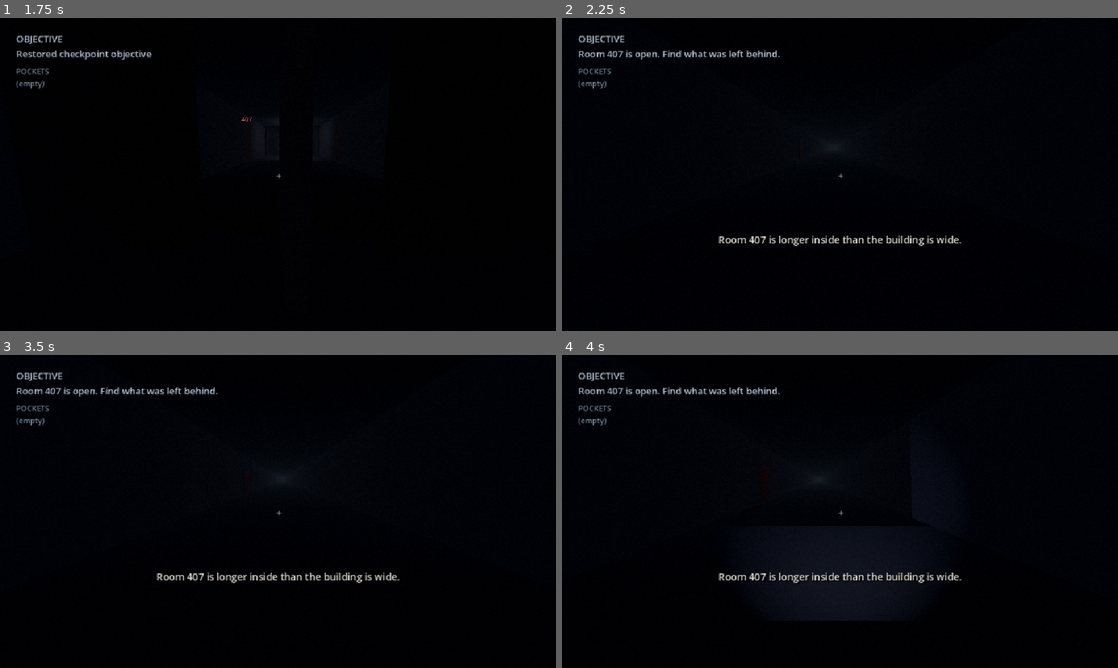
Above: before the commit, frames 1-4 (two rows, left to right).
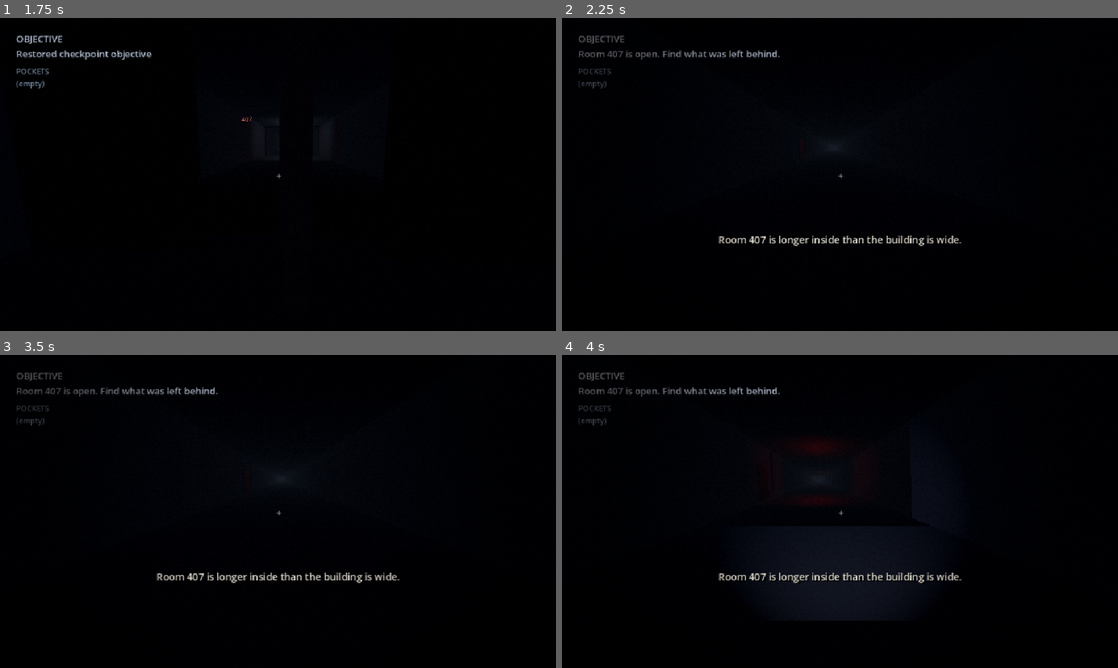
Above: after the commit, the same moments.

Repository: JasonTM17/Horror_Game_Funny
Game: Godot game, scene res://tests/checkpoint-layout-test.tscn
The game is run twice, just before and just after one commit, with the same random seed, the same clock (stepped at 60 frames per second) and the same inputs. This scene is started directly instead of the project's main scene.
Inputs (mouse positions are in pixels of both pictures, inside the frame that each line leads up to):
- Up to frame 1 (1.75 s): tap Enter at 0.5 s; move the mouse to (305, 174) at 0.52 s; hold F (flashlight) 0.53-1.28 s; hold W (move_forward) from 0.53 s (still down); tap Space at 1.25 s; move the mouse to (250, 174) at 1.27 s; tap E (interact) at 1.35 s
- Up to frame 2 (2.25 s): keep holding W (move_forward); move the mouse to (851, 168) at 2.02 s; hold Backspace (show_objective) from 2.03 s (still down)
- Up to frame 3 (3.5 s): keep holding W (move_forward); tap Enter at 2.75 s; move the mouse to (272, 517) at 2.77 s; release Backspace (show_objective) at 2.78 s; tap Shift (sprint) at 2.85 s
- Up to frame 4 (4 s): keep holding W (move_forward); tap Space at 3.5 s; move the mouse to (878, 514) at 3.52 s; hold F (flashlight) from 3.53 s (still down)

Frame 1 is identical in both runs. In frame 2, 0.5% of the frame differs, in the area x 3-36%, y 5-23%; in frame 3, 0.5%; in frame 4, 0.7%, in the area x 3-49%, y 5-48%.

Commit message:
feat(audio): add positional chase entity cue

Diff:
--- a/scripts/world/chase-sequence-controller.gd
+++ b/scripts/world/chase-sequence-controller.gd
@@ -5,6 +5,7 @@
 
 const ENTITY_SCRIPT := preload("res://scripts/world/chase-entity.gd")
 const ENDING_SCENE := preload("res://scenes/ui/ending-overlay.tscn")
+const ENTITY_PRESENCE_CUE_ID := "chase_entity_presence"
 
 var entity: CharacterBody3D
 var ending := false
@@ -37,6 +38,7 @@
 	_build_entity_body()
 	_fail_corridor_lights()
 	entity.start_chase()
+	_play_entity_presence_cue()
 	AudioManager.play_tone("chase_alarm", 72.0, 1.2, -9.0)
 	AudioManager.start_drone("chase_drone", 58.0, -19.0, "Chase")
 	_player.add_camera_shake(0.06, 1.0)
@@ -56,6 +58,7 @@
 	if entity != null:
 		entity.stop_chase()
 		entity.visible = false
+	AudioManager.stop_tone(ENTITY_PRESENCE_CUE_ID)
 	AudioManager.stop_tone("chase_drone")
 	_build_abandoned_lobby_reveal()
 	var ending_label := Label3D.new()
@@ -85,6 +88,7 @@
 	if entity != null:
 		entity.stop_chase()
 		entity.visible = false
+	AudioManager.stop_tone(ENTITY_PRESENCE_CUE_ID)
 	AudioManager.stop_tone("chase_drone")
 	_fail_overlay.show_failure()
 	AudioManager.play_tone("fail", 48.0, 0.5, -12.0)
@@ -98,9 +102,15 @@
 		entity.global_position = _player.global_position + Vector3(0, 0, 8.5)
 		entity.visible = true
 		entity.start_chase()
+		_play_entity_presence_cue()
 	AudioManager.start_drone("chase_drone", 58.0, -19.0, "Chase")
 	_player.set_input_locked("fail", false)
 	recovering = false
+
+func _play_entity_presence_cue() -> void:
+	AudioManager.stop_tone(ENTITY_PRESENCE_CUE_ID)
+	if is_instance_valid(entity):
+		AudioManager.play_spatial_tone(entity, ENTITY_PRESENCE_CUE_ID, 92.0, 1.4, -11.0)
 
 func _build_entity_body() -> void:
 	var mesh := MeshInstance3D.new()
--- a/tests/checkpoint-layout-test.gd
+++ b/tests/checkpoint-layout-test.gd
@@ -1,8 +1,8 @@
 extends Node
 
 const GAMEPLAY_SCENE := preload("res://scenes/gameplay/gameplay.tscn")
-const ENTITY_SCRIPT := preload("res://scripts/world/chase-entity.gd")
 const PACING_SCRIPT := preload("res://scripts/world/playthrough-pacing-telemetry.gd")
+const EXPECTED_ENTITY_PRESENCE_CUE_ID := "chase_entity_presence"
 
 func _ready() -> void:
 	GameState.reset_run()
@@ -91,11 +91,12 @@
 		var open_hit := gameplay.get_world_3d().direct_space_state.intersect_ray(open_query)
 		if not _require(open_hit.is_empty(), "%s collision still blocks the open passage" % door_id): return
 	player.global_position = Vector3(0, 0.02, WorldLayout.CHASE_RESPAWN_Z)
-	var chase_entity: CharacterBody3D = ENTITY_SCRIPT.new() as CharacterBody3D
-	chase_entity.position = player.position + Vector3(0, 0, 18.0)
-	gameplay.add_child(chase_entity)
-	chase_entity.setup(player, gameplay)
-	chase_entity.start_chase()
+	if not _require(ChaseSequenceController.ENTITY_PRESENCE_CUE_ID == EXPECTED_ENTITY_PRESENCE_CUE_ID, "chase entity presence cue ID changed unexpectedly"): return
+	gameplay._chase.start()
+	var chase_entity: CharacterBody3D = gameplay._chase.entity
+	if not _require(is_instance_valid(chase_entity), "production chase controller did not create its entity"): return
+	if not _verify_entity_presence_cue(chase_entity, "chase start"): return
+	chase_entity.global_position = player.global_position + Vector3(0, 0, 18.0)
 	var appear_origin := chase_entity.global_position
 	for _frame in 18:
 		await get_tree().physics_frame
@@ -179,23 +180,28 @@
 	if not _require(chase_entity.global_position.distance_to(exit_despawn_origin) < 0.01 and not chase_entity.active, "backtracking restarted an escaped enemy without a chase reset"): return
 	chase_entity.start_chase()
 	if not _require(chase_entity.visible and chase_entity._last_target_position.distance_to(player.global_position) < 0.05, "checkpoint restart retained stale target memory"): return
-	gameplay._chase.entity = chase_entity
 	GameState.set_flag("chase_started")
+	gameplay._chase._play_entity_presence_cue()
+	if not _verify_entity_presence_cue(chase_entity, "pre-recovery replay"): return
 	player.global_position = Vector3(0, 0.02, WorldLayout.CHASE_TRIGGER_Z + 26.0)
 	await get_tree().physics_frame
 	await get_tree().physics_frame
 	if not _require(gameplay._chase.recovering, "retreating out of the chase did not request checkpoint recovery"): return
+	if not _require(_entity_presence_players().is_empty(), "failure recovery left the stale entity cue playing"): return
 	await get_tree().create_timer(1.4).timeout
 	if not _require(is_equal_approx(player.global_position.z, WorldLayout.CHASE_RESPAWN_Z), "retreat recovery did not restore the chase marker"): return
-	chase_entity.stop_chase()
-	chase_entity.queue_free()
+	if not _verify_entity_presence_cue(chase_entity, "checkpoint recovery"): return
 	var loop_distance := absf(WorldLayout.LOOP_GATE_Z - WorldLayout.MEMORY_START_Z)
 	var chase_distance := absf(WorldLayout.EXIT_Z - WorldLayout.CHASE_TRIGGER_Z)
 	if not _require(loop_distance >= 180.0, "memory loop is too short for authored pacing"): return
 	if not _require(chase_distance >= 280.0, "chase route is too short"): return
 	if not _require(WorldLayout.FLOOR_LENGTH >= 850.0, "continuous world length regressed"): return
+	gameplay._chase._play_entity_presence_cue()
+	if not _verify_entity_presence_cue(chase_entity, "ending teardown fixture"): return
 	gameplay._chase.ending_reveal_duration = 0.01
 	gameplay.finish_ending()
+	if not _require(_entity_presence_players().is_empty(), "ending teardown retained the entity presence player"): return
+	if not _require(not AudioManager._cache_ids.has(EXPECTED_ENTITY_PRESENCE_CUE_ID), "ending teardown retained entity presence cache ownership"): return
 	if not _require(await _wait_for_node(gameplay, "EndingOverlay"), "restored run did not show credits before pacing finalization"): return
 	var finalized_report: Dictionary = gameplay.get_playthrough_pacing_report()
 	if not _require(not bool(finalized_report.get("eligible_full_run", true)), "finalized checkpoint run became eligible for pacing evidence"): return
@@ -213,6 +219,24 @@
 	# The audio server releases the ending playback on its mix thread.
 	await get_tree().create_timer(0.2).timeout
 	get_tree().quit()
+
+func _verify_entity_presence_cue(entity: CharacterBody3D, phase: String) -> bool:
+	var matching_players := _entity_presence_players()
+	if not _require(matching_players.size() == 1, "%s created %d entity presence cues instead of one" % [phase, matching_players.size()]): return false
+	var cue := matching_players[0]
+	if not _require(cue.get_parent() == entity and cue.position.is_equal_approx(Vector3.ZERO), "%s cue is not attached to the chase entity" % phase): return false
+	if not _require(cue.bus == "SFX" and cue.max_distance > 0.0 and cue.max_distance <= 18.0, "%s cue is not bounded or routed through SFX" % phase): return false
+	if not _require(cue.stream != null and AudioManager._cache_ids.has(EXPECTED_ENTITY_PRESENCE_CUE_ID), "%s cue has no stream or cache ownership" % phase): return false
+	return true
+
+func _entity_presence_players() -> Array[AudioStreamPlayer3D]:
+	AudioManager._prune_spatial_players()
+	var matching_players: Array[AudioStreamPlayer3D] = []
+	for spatial_player: AudioStreamPlayer3D in AudioManager._spatial_players:
+		var cue_id := str(AudioManager._spatial_player_ids.get(spatial_player.get_instance_id(), ""))
+		if cue_id == EXPECTED_ENTITY_PRESENCE_CUE_ID:
+			matching_players.append(spatial_player)
+	return matching_players
 
 func _require(condition: bool, message: String) -> bool:
 	if condition:
